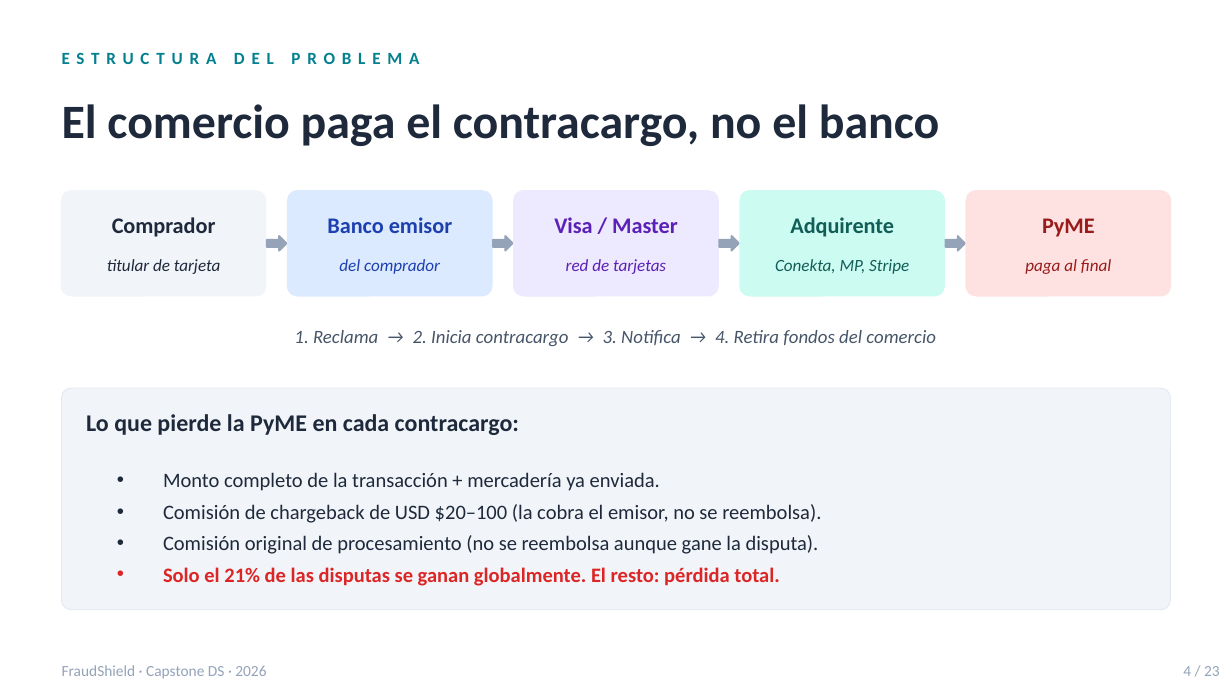
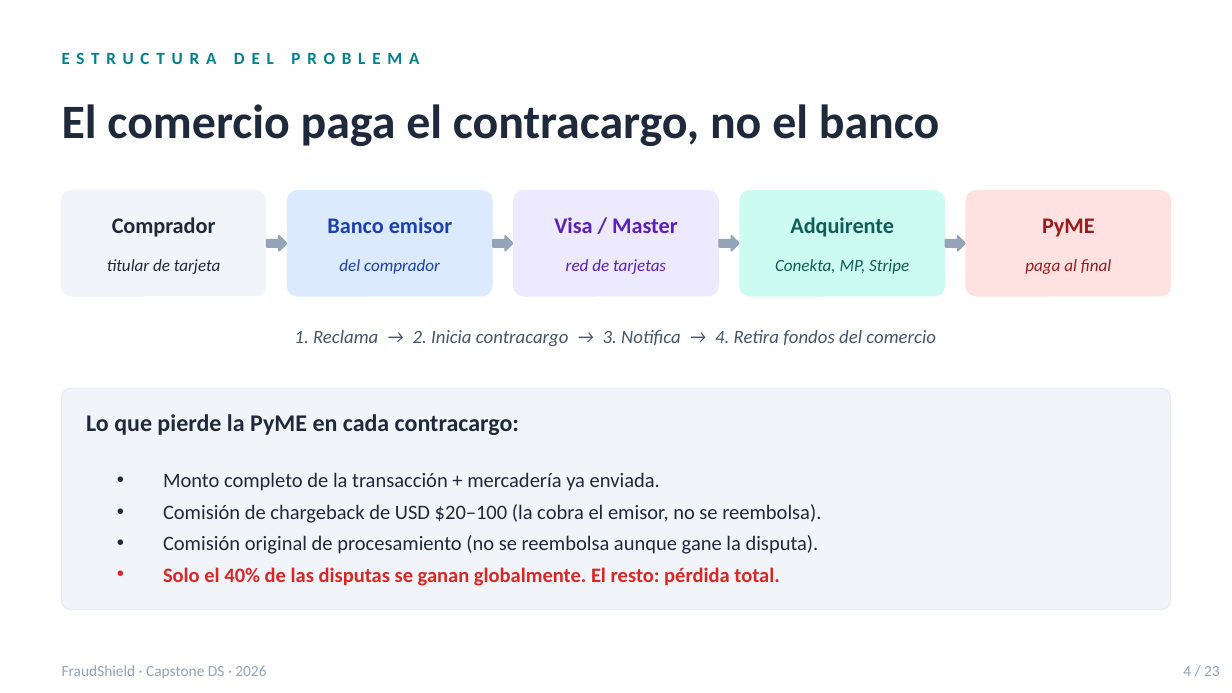
Before and after one commit to Nike2004A/fraud_transactions, a slide deck: slide 4 of docs/FraudShield_deck.pptx. Drawn at 1232x693 pixels with LibreOffice and Linux fonts; fonts in the diff are those of the drawing. Boxes give left, top, right and bottom in pixels: in the first picture for what was removed or moved away, otherwise in the second. Text is boxed around its words. In the diff, an @@ line names an element or a change of style, - is before the commit and + after.

```diff
--- a/docs/FraudShield_deck.pptx
+++ b/docs/FraudShield_deck.pptx
@@ text at <box>163,567,779,586</box>: text changed @@
-• Solo el 21% de las disputas se ganan globalmente. El resto: pérdida total.
+• Solo el 40% de las disputas se ganan globalmente. El resto: pérdida total.
```
Also in this commit, not shown: 11 other slides changed, 2 slides added, 1 other file.
